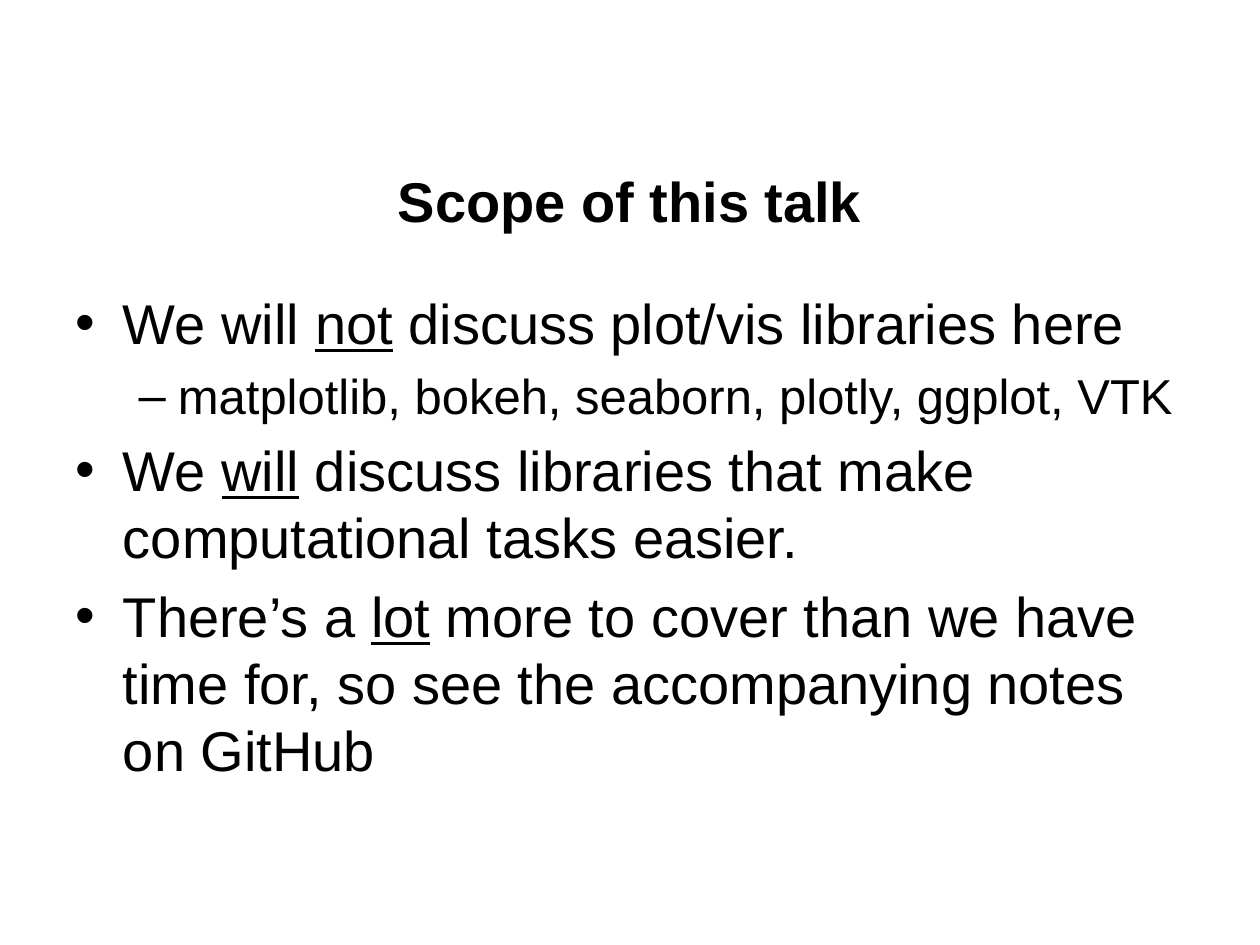
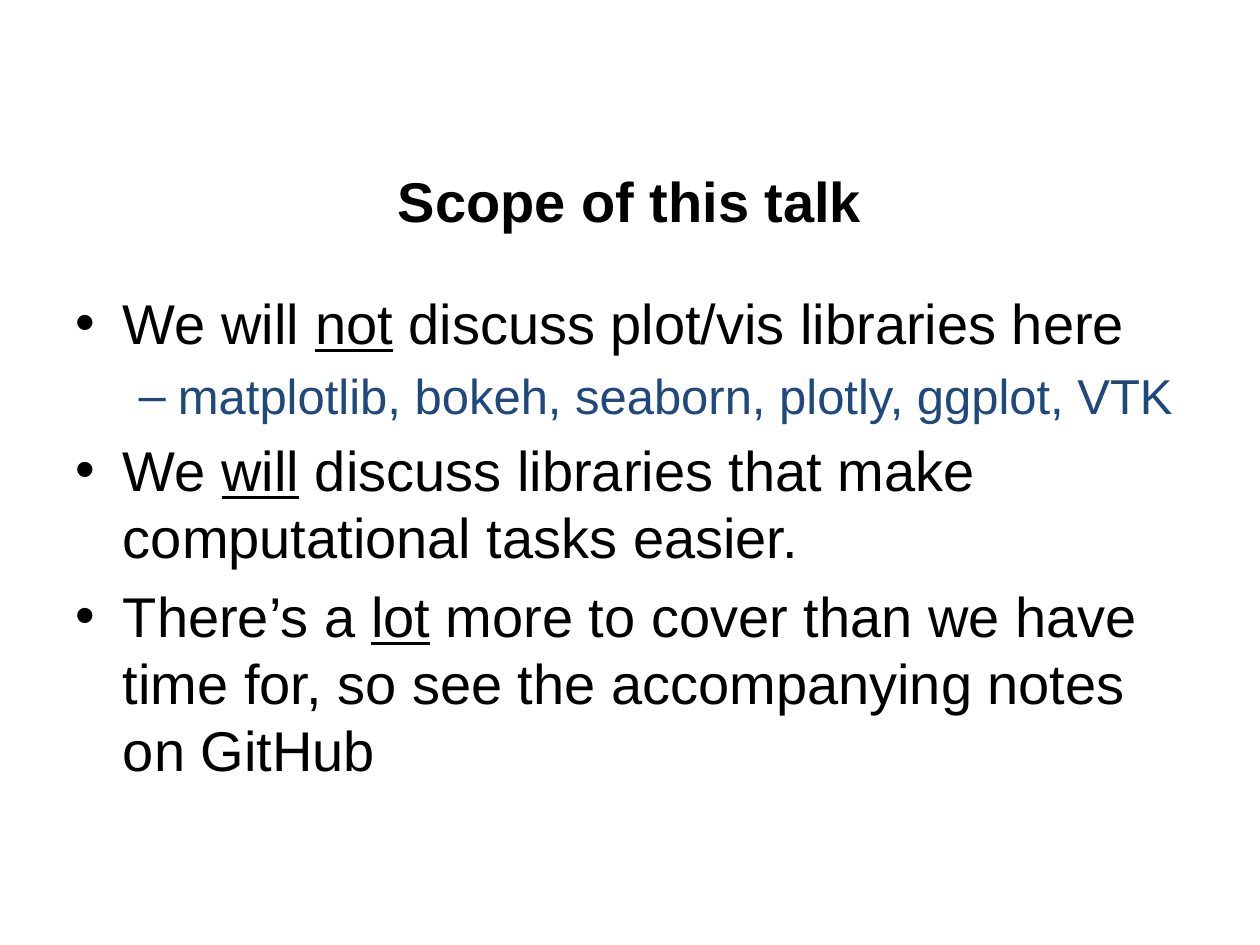
Before and after one commit to jgerity/talks, a slide deck: slide 3 of 2016/computing_workgroup/python_modules/python_scientific_modules.pptx (slide 2 before the commit). Drawn at 1260x945 pixels with LibreOffice and Linux fonts; fonts in the diff are those of the drawing; background and template pictures are left out. Boxes give left, top, right and bottom in pixels: in the first picture for what was removed or moved away, otherwise in the second. Text is boxed around its words. In the diff, an @@ line names an element or a change of style, - is before the commit and + after.

```diff
--- a/2016/computing_workgroup/python_modules/python_scientific_modules.pptx
+++ b/2016/computing_workgroup/python_modules/python_scientific_modules.pptx
@@ text at (178,378,1172,424): text colour #000000 to #1F497D in "matplotlib, bokeh, seaborn, plotly, ggplot, VTK" @@
```
Also in this commit, not shown: 2 other slides changed, 3 slides added, 1 slide removed.
